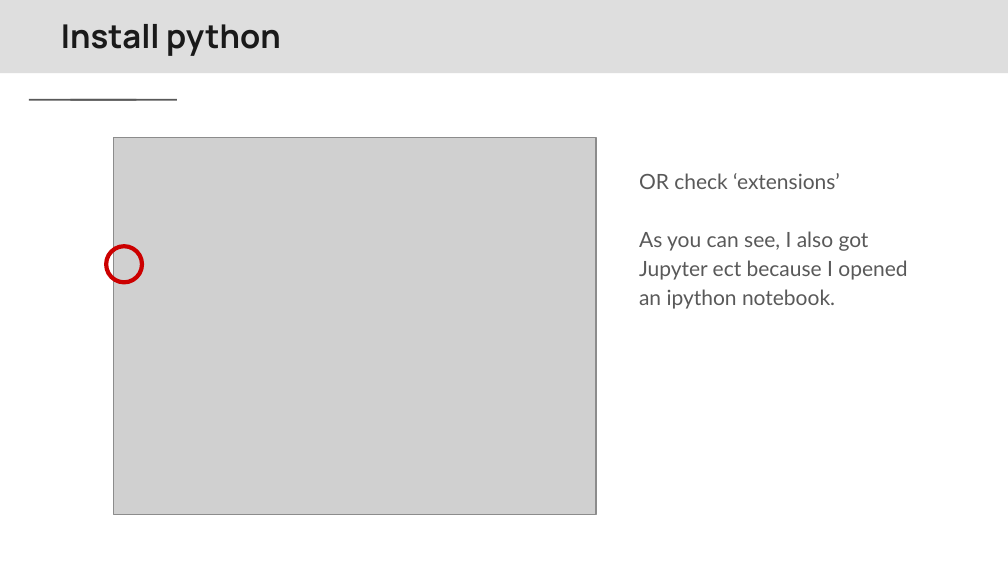
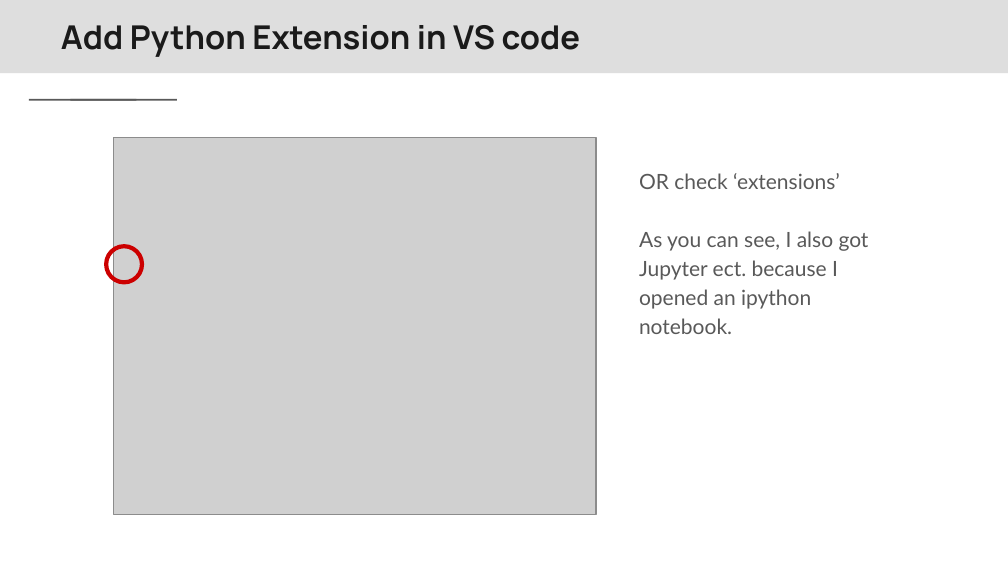
Before and after one commit to Center-for-Health-Data-Science/PythonTsunami, a slide deck: slide 10 of slides/Python Tsunami Local Installations vs code.pptx (slide 7 before the commit). Drawn at 1008x567 pixels with LibreOffice and Linux fonts; fonts in the diff are those of the drawing; grey boxes stand for pictures; background and template pictures are left out. Boxes give left, top, right and bottom in pixels: in the first picture for what was removed or moved away, otherwise in the second. Text is boxed around its words. In the diff, an @@ line names an element or a change of style, - is before the commit and + after.

Commit message:
installation slides update

```diff
--- a/slides/Python Tsunami Local Installations vs code.pptx
+++ b/slides/Python Tsunami Local Installations vs code.pptx
@@ title at <box>61,25,581,57</box>: text changed @@
-Install python
+Add Python Extension in VS code
@@ text at <box>639,231,869,334</box>: text changed @@
-As you can see, I also got Jupyter ect because I opened an ipython notebook.
+As you can see, I also got Jupyter ect. because I opened an ipython notebook.
```
Also in this commit, not shown: 8 other slides changed, 4 slides added, 1 other file.
